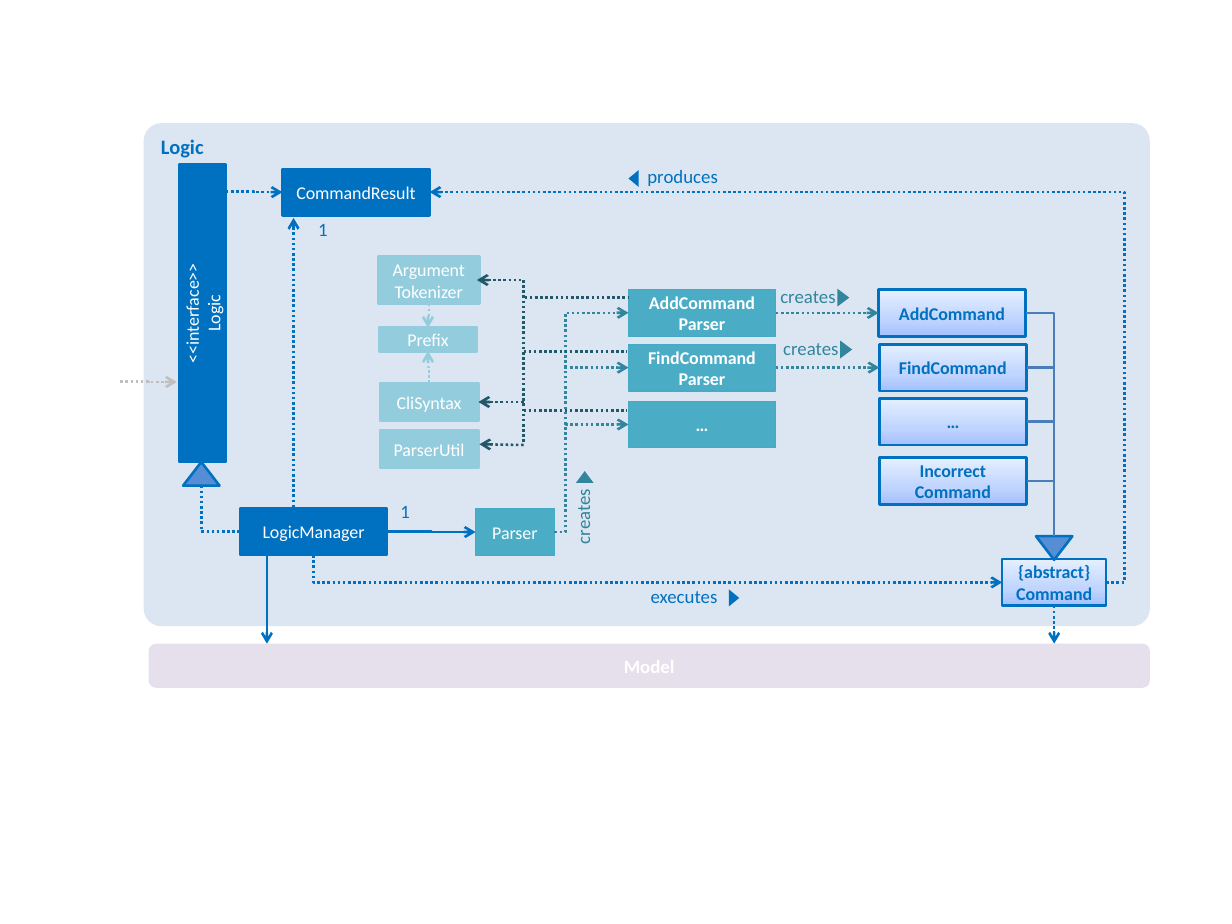
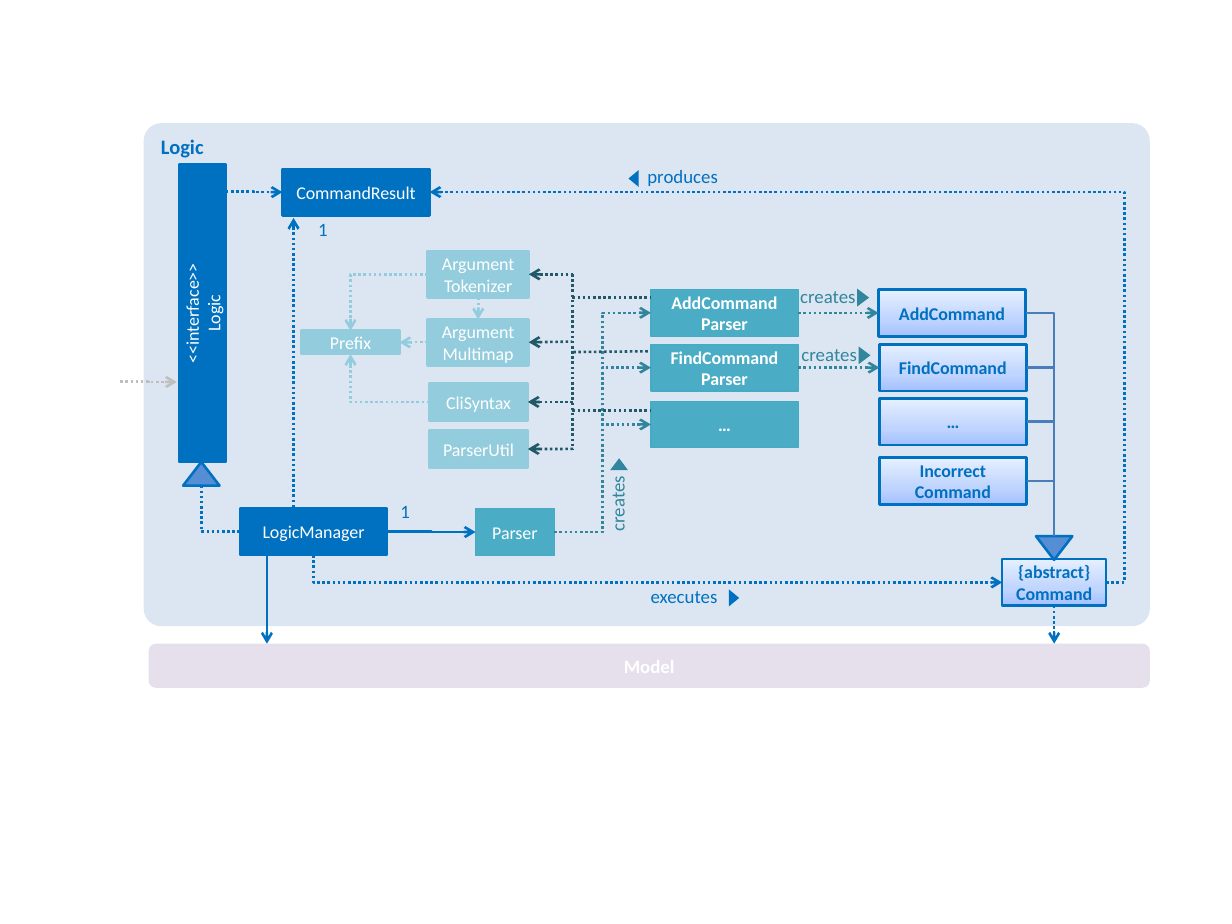
Before and after one commit to se-edu/addressbook-level4, a slide deck: slide 1 of docs/diagrams/LogicComponentClassDiagram.pptx. Drawn at 1232x924 pixels with LibreOffice and Linux fonts; fonts in the diff are those of the drawing. Boxes give left, top, right and bottom in pixels: in the first picture for what was removed or moved away, otherwise in the second. Text is boxed around its words. In the diff, an @@ line names an element or a change of style, - is before the commit and + after.

Commit message:
Update Logic class diagram with ArgumentMultimap class
The Logic class diagram in the developer guide does not reflect the
updated dependencies between ArgumentTokenizer, ArgumentMultimap,
Prefix, and command parser classes.

Let's update the Logic class diagram.

```diff
--- a/docs/diagrams/LogicComponentClassDiagram.pptx
+++ b/docs/diagrams/LogicComponentClassDiagram.pptx
@@ rectangle "Argument Tokenizer": place and size @@
-rectangle "Argument Tokenizer" at [378, 256, 479, 303]
+rectangle "Argument Tokenizer" at [428, 251, 529, 298]
@@ elbow arrow moved from (429, 303) - (428, 328) to (428, 275) - (351, 330) @@
@@ elbow arrow added from (478, 298) to (478, 319), #93CDDD 1.5 pt dashed @@
@@ arrow moved from (477, 280) - (524, 280) to (529, 275) - (573, 275) @@
@@ line moved from (524, 280) - (524, 445) to (573, 274) - (573, 450) @@
@@ line moved from (525, 298) - (628, 298) to (573, 298) - (650, 298) @@
@@ rectangle added at [428, 319, 529, 365], fill #93CDDD, outline #93CDDD 1.5 pt, 10.5 pt, text #FFFFFF @@
+Argument
+Multimap
@@ elbow arrow moved from (554, 532) - (628, 313) to (554, 532) - (650, 313) @@
@@ elbow arrow moved from (776, 313) - (878, 313) to (798, 313) - (878, 313) @@
@@ rectangle "Prefix": place and size @@
-rectangle "Prefix" at [379, 328, 477, 351]
+rectangle "Prefix" at [302, 330, 399, 354]
@@ elbow arrow moved from (429, 383) - (428, 351) to (429, 402) - (351, 355) @@
@@ elbow arrow added from (428, 342) to (399, 342), #93CDDD 1.5 pt dashed @@
@@ arrow added from (572, 341) to (529, 342), #215968 1.5 pt dashed @@
@@ line moved from (524, 351) - (627, 351) to (573, 352) - (649, 351) @@
@@ text "creates": place and size @@
-text "creates" at [783, 343, 838, 355]
+text "creates" at [801, 349, 856, 361]
@@ triangle: place and size @@
-triangle at [840, 341, 853, 359]
+triangle at [857, 347, 870, 365]
@@ elbow arrow moved from (554, 532) - (628, 367) to (554, 532) - (650, 367) @@
@@ elbow arrow moved from (776, 367) - (880, 367) to (798, 367) - (880, 367) @@
@@ 2 rectangles, 1 arrow: place and size @@
-2 rectangles, 1 arrow at [379, 383, 524, 468]
+2 rectangles, 1 arrow at [429, 383, 573, 468]
@@ line moved from (524, 410) - (627, 410) to (573, 410) - (649, 410) @@
@@ 3 rectangles, 1 text, 1 triangle: place and size @@
-3 rectangles, 1 text, 1 triangle at [628, 290, 849, 448]
+3 rectangles, 1 text, 1 triangle at [650, 290, 869, 448]
@@ arrow moved from (524, 445) - (479, 445) to (573, 448) - (527, 448) @@
@@ elbow arrow moved from (554, 532) - (628, 425) to (554, 532) - (650, 425) @@
@@ text "creates": place and size @@
-text "creates" at [572, 494, 595, 543]
+text "creates" at [607, 481, 630, 530]
@@ triangle: place and size @@
-triangle at [575, 471, 593, 483]
+triangle at [610, 458, 627, 471]
```
Also in this commit, not shown: 1 other file.
